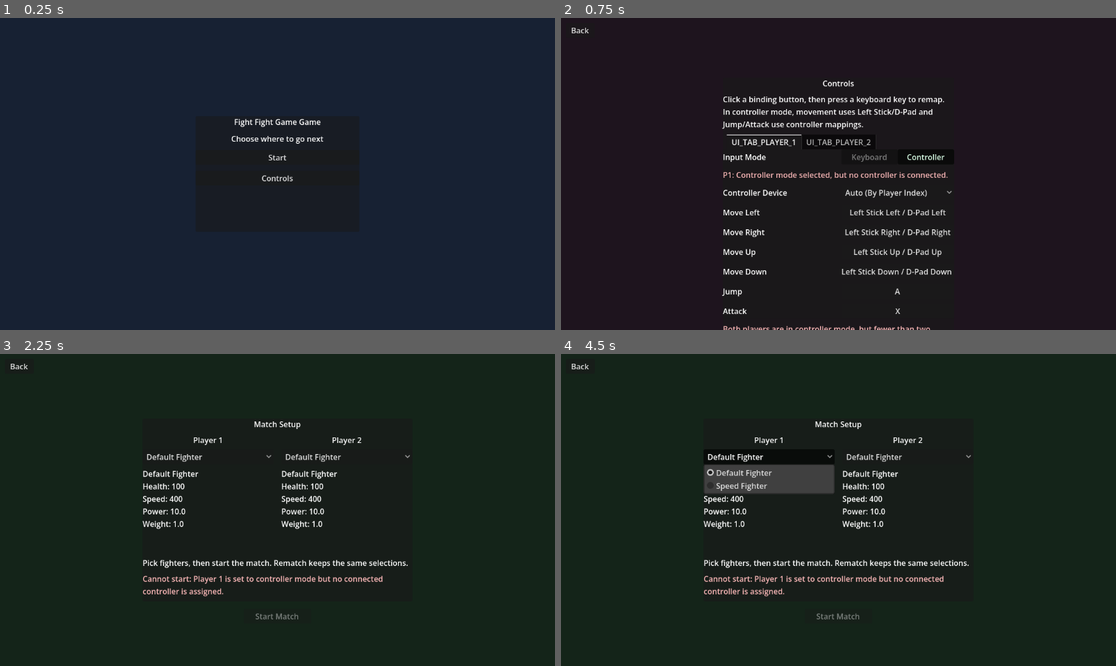
Above: before the commit, frames 1-4 (two rows, left to right).
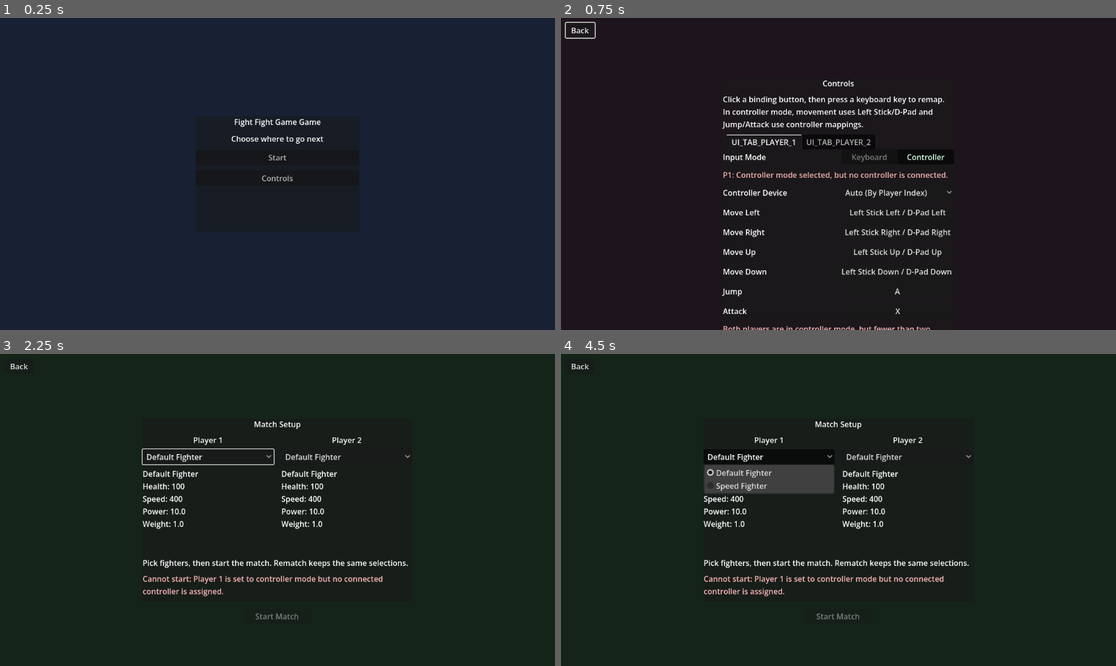
Above: after the commit, the same moments.

Repository: GitLlamma/Fight-Fight-Game-Game
Game: Godot game, scene res://scenes/main.tscn
The game is run twice, just before and just after one commit, with the same random seed, the same clock (stepped at 60 frames per second) and the same inputs.
Inputs:
- Up to frame 1 (0.25 s): no input
- Up to frame 2 (0.75 s): click "Controls" at 0.5 s
- Up to frame 3 (2.25 s): click "Back" at 1.25 s; click "Start" at 2 s
- Up to frame 4 (4.5 s): click "Back" at 2.75 s; click "Start" at 3.5 s; click "Default Fighter" at 4.25 s

The runs differ from the first frame. In frame 1, less than 0.1% of the frame differs, in the area x 47-53%, y 43-53%; in frame 2, less than 0.1%; in frame 3, 0.2%, in the area x 25-50%, y 30-36%; in frame 4, nothing differs.

Commit message:
Added controller support for main menu

Diff:
--- a/GodotFiles/fight-fight-game-game/scripts/hud.gd
+++ b/GodotFiles/fight-fight-game-game/scripts/hud.gd
@@ -63,6 +63,11 @@
 var pending_rebind_button: Button = null
 var pending_rebind_mode: StringName = &""
 var pending_rebind_player_number := 0
+var left_axis_nav_held := false
+var right_axis_nav_held := false
+var up_axis_nav_held := false
+var down_axis_nav_held := false
+var main_menu_focus_target: StringName = &"start"
 
 const CONTROLS_TAB_TITLE_P1_KEY := "UI_TAB_PLAYER_1"
 const CONTROLS_TAB_TITLE_P2_KEY := "UI_TAB_PLAYER_2"
@@ -80,6 +85,11 @@
 const COLOR_STATUS_OK := Color(0.75, 0.95, 0.8, 1.0)
 const COLOR_STATUS_WARN := Color(0.98, 0.72, 0.72, 1.0)
 const COLOR_STATUS_NEUTRAL := Color(0.85, 0.85, 0.85, 1.0)
+const MENU_HIGHLIGHT_COLOR := Color(1.0, 1.0, 1.0, 1.0)
+const MENU_DIM_COLOR := Color(0.8, 0.8, 0.8, 1.0)
+const CONTROLLER_MENU_NAV_DEADZONE := 0.55
+const MAIN_MENU_TARGET_START: StringName = &"start"
+const MAIN_MENU_TARGET_CONTROLS: StringName = &"controls"
 const REQUIRED_REBIND_ACTIONS: Array[StringName] = [
 	&"ui_left_p1",
 	&"ui_right_p1",
@@ -119,6 +129,10 @@
 	p2_controller_device_option.item_selected.connect(_on_p2_controller_device_option_selected)
 	p1_character_option.item_selected.connect(_on_character_option_changed)
 	p2_character_option.item_selected.connect(_on_character_option_changed)
+	main_menu_start_button.focus_entered.connect(_on_main_menu_start_focus_entered)
+	main_menu_start_button.focus_exited.connect(_refresh_main_menu_button_selection_visuals)
+	main_menu_controls_button.focus_entered.connect(_on_main_menu_controls_focus_entered)
+	main_menu_controls_button.focus_exited.connect(_refresh_main_menu_button_selection_visuals)
 	_initialize_control_binding_buttons()
 	_load_input_modes_from_match_setup()
 	_validate_required_rebind_actions()
@@ -129,6 +143,8 @@
 	_refresh_controller_connection_status_labels()
 	_refresh_controller_assignment_warning()
 	_refresh_start_match_availability()
+	_focus_default_for_visible_menu()
+	_refresh_main_menu_button_selection_visuals()
 	Input.joy_connection_changed.connect(_on_joy_connection_changed)
 
 func _notification(what: int) -> void:
@@ -178,6 +194,40 @@
 		_refresh_control_binding_button_texts()
 		get_viewport().set_input_as_handled()
 
+func _unhandled_input(event: InputEvent) -> void:
+	if pending_rebind_action != &"":
+		return
+	if not _is_menu_navigation_active():
+		return
+
+	if event is InputEventJoypadButton:
+		var button_event := event as InputEventJoypadButton
+		if not button_event.pressed:
+			return
+
+		match button_event.button_index:
+			JOY_BUTTON_DPAD_LEFT:
+				_send_ui_action("ui_left")
+				get_viewport().set_input_as_handled()
+			JOY_BUTTON_DPAD_RIGHT:
+				_send_ui_action("ui_right")
+				get_viewport().set_input_as_handled()
+			JOY_BUTTON_DPAD_UP:
+				_send_ui_action("ui_up")
+				get_viewport().set_input_as_handled()
+			JOY_BUTTON_DPAD_DOWN:
+				_send_ui_action("ui_down")
+				get_viewport().set_input_as_handled()
+			JOY_BUTTON_A:
+				_send_ui_action("ui_accept")
+				get_viewport().set_input_as_handled()
+			JOY_BUTTON_B:
+				_handle_controller_back_action()
+				get_viewport().set_input_as_handled()
+
+	if event is InputEventJoypadMotion:
+		_handle_controller_axis_menu_navigation(event as InputEventJoypadMotion)
+
 func update_health(player_number: int, health: float, max_health: float):
 	var health_text := "%.0f / %.0f" % [health, max_health]
 	if player_number == 1:
@@ -188,6 +238,7 @@
 func show_winner(player_number: int):
 	win_screen.show()
 	win_label.text = "Player %d Wins!" % player_number
+	_focus_default_for_visible_menu()
 
 func hide_winner() -> void:
 	win_screen.hide()
@@ -201,6 +252,8 @@
 	controls_screen.hide()
 	character_select_screen.hide()
 	hide_winner()
+	_focus_default_for_visible_menu()
+	_refresh_main_menu_button_selection_visuals()
 
 func hide_main_menu() -> void:
 	main_menu_background.hide()
@@ -220,6 +273,7 @@
 	character_select_background.hide()
 	character_select_screen.hide()
 	hide_winner()
+	_focus_default_for_visible_menu()
 
 func hide_controls_screen() -> void:
 	_clear_pending_rebind()
@@ -243,6 +297,7 @@
 	hide_winner()
 	_populate_character_options(character_options, default_p1, default_p2)
 	_refresh_start_match_availability()
+	_focus_default_for_visible_menu()
 
 func hide_character_select() -> void:
 	character_select_background.hide()
@@ -678,6 +733,9 @@
 	_refresh_controller_connection_status_labels()
 	_refresh_controller_assignment_warning()
 	_refresh_start_match_availability()
+	if main_menu_screen.visible:
+		_focus_default_for_visible_menu()
+	_refresh_main_menu_button_selection_visuals()
 
 func _refresh_start_match_availability() -> void:
 	if character_select_start_warning_label == null:
@@ -759,6 +817,116 @@
 
 	controller_assignment_warning_label.hide()
 
+func _is_menu_navigation_active() -> bool:
+	return main_menu_screen.visible or controls_screen.visible or character_select_screen.visible or win_screen.visible or controller_reconnect_overlay.visible
+
+func _send_ui_action(action_name: String) -> void:
+	var pressed_event := InputEventAction.new()
+	pressed_event.action = action_name
+	pressed_event.pressed = true
+	Input.parse_input_event(pressed_event)
+
+	var released_event := InputEventAction.new()
+	released_event.action = action_name
+	released_event.pressed = false
+	Input.parse_input_event(released_event)
+
+func _handle_controller_axis_menu_navigation(motion_event: InputEventJoypadMotion) -> void:
+	if motion_event.axis == JOY_AXIS_LEFT_X:
+		if motion_event.axis_value <= -CONTROLLER_MENU_NAV_DEADZONE:
+			if not left_axis_nav_held:
+				left_axis_nav_held = true
+				_send_ui_action("ui_left")
+				get_viewport().set_input_as_handled()
+		else:
+			left_axis_nav_held = false
+
+		if motion_event.axis_value >= CONTROLLER_MENU_NAV_DEADZONE:
+			if not right_axis_nav_held:
+				right_axis_nav_held = true
+				_send_ui_action("ui_right")
+				get_viewport().set_input_as_handled()
+		else:
+			right_axis_nav_held = false
+
+	if motion_event.axis == JOY_AXIS_LEFT_Y:
+		if motion_event.axis_value <= -CONTROLLER_MENU_NAV_DEADZONE:
+			if not up_axis_nav_held:
+				up_axis_nav_held = true
+				_send_ui_action("ui_up")
+				get_viewport().set_input_as_handled()
+		else:
+			up_axis_nav_held = false
+
+		if motion_event.axis_value >= CONTROLLER_MENU_NAV_DEADZONE:
+			if not down_axis_nav_held:
+				down_axis_nav_held = true
+				_send_ui_action("ui_down")
+				get_viewport().set_input_as_handled()
+		else:
+			down_axis_nav_held = false
+
+func _handle_controller_back_action() -> void:
+	if controls_screen.visible:
+		_on_controls_back_button_pressed()
+		return
+	if character_select_screen.visible:
+		_on_back_to_main_menu_button_pressed()
+		return
+	if win_screen.visible:
+		_on_back_to_select_button_pressed()
+
+func _focus_default_for_visible_menu() -> void:
+	if main_menu_screen.visible:
+		if _is_any_controller_connected():
+			if main_menu_focus_target == MAIN_MENU_TARGET_CONTROLS:
+				if not main_menu_controls_button.has_focus():
+					main_menu_controls_button.grab_focus()
+			elif not main_menu_start_button.has_focus():
+				main_menu_start_button.grab_focus()
+		_refresh_main_menu_button_selection_visuals()
+		return
+	if controls_screen.visible:
+		if get_viewport().gui_get_focus_owner() == null:
+			controls_back_button.grab_focus()
+		return
+	if character_select_screen.visible:
+		if get_viewport().gui_get_focus_owner() == null:
+			p1_character_option.grab_focus()
+		return
+	if win_screen.visible:
+		if get_viewport().gui_get_focus_owner() == null:
+			rematch_button.grab_focus()
+
+func _is_any_controller_connected() -> bool:
+	return not Input.get_connected_joypads().is_empty()
+
+func _refresh_main_menu_button_selection_visuals() -> void:
+	var controller_connected: bool = _is_any_controller_connected()
+	if not main_menu_screen.visible:
+		_set_menu_button_selected(main_menu_start_button, false)
+		_set_menu_button_selected(main_menu_controls_button, false)
+		return
+
+	if not controller_connected:
+		_set_menu_button_selected(main_menu_start_button, false)
+		_set_menu_button_selected(main_menu_controls_button, false)
+		return
+
+	_set_menu_button_selected(main_menu_start_button, main_menu_start_button.has_focus())
+	_set_menu_button_selected(main_menu_controls_button, main_menu_controls_button.has_focus())
+
+func _set_menu_button_selected(button: Button, selected: bool) -> void:
+	button.self_modulate = MENU_HIGHLIGHT_COLOR if selected else MENU_DIM_COLOR
+
+func _on_main_menu_start_focus_entered() -> void:
+	main_menu_focus_target = MAIN_MENU_TARGET_START
+	_refresh_main_menu_button_selection_visuals()
+
+func _on_main_menu_controls_focus_entered() -> void:
+	main_menu_focus_target = MAIN_MENU_TARGET_CONTROLS
+	_refresh_main_menu_button_selection_visuals()
+
 func _refresh_controls_tab_titles() -> void:
 	if controls_player_tabs == null or not is_instance_valid(controls_player_tabs):
 		return
Not shown, changed: DOCUMENTATION.md
